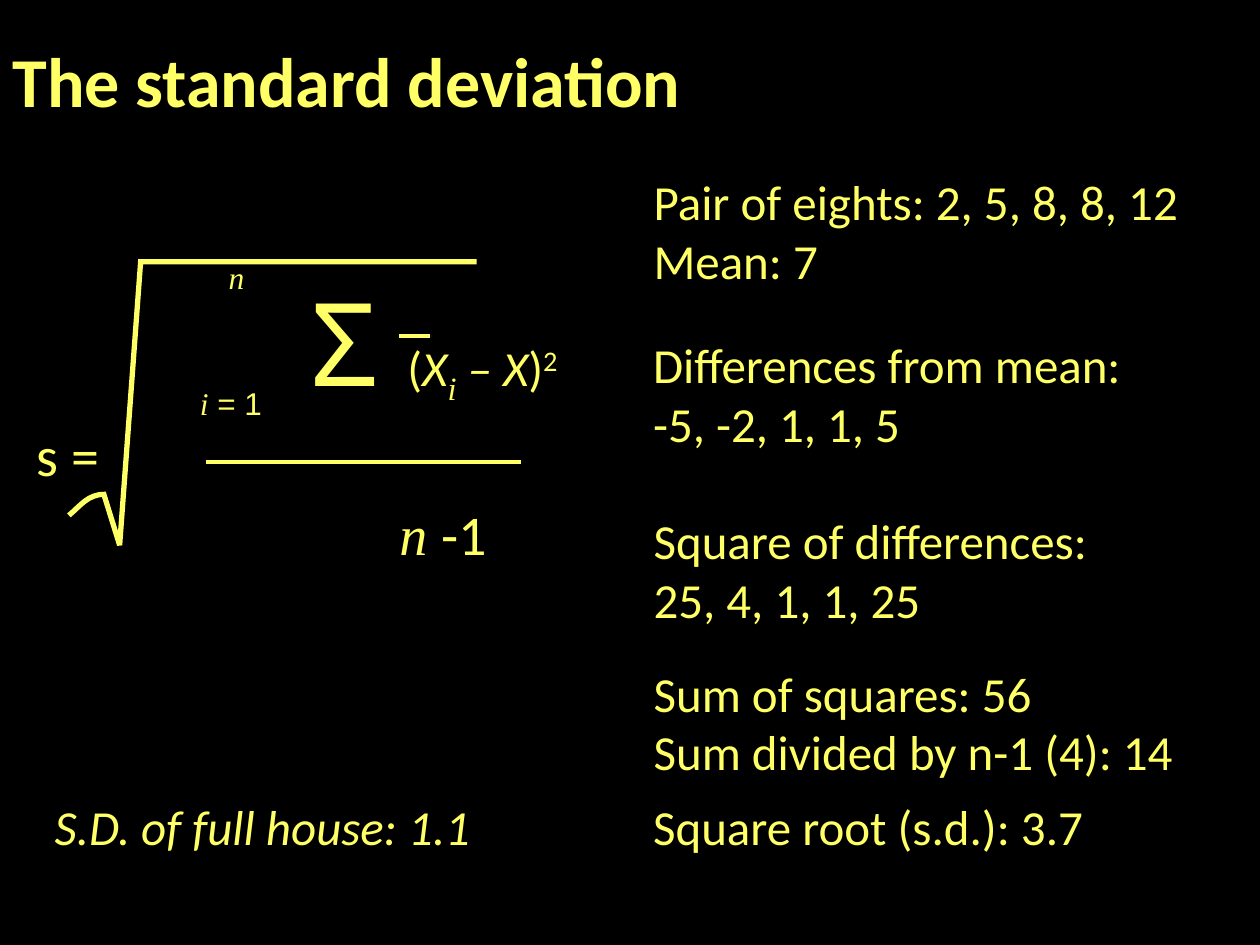
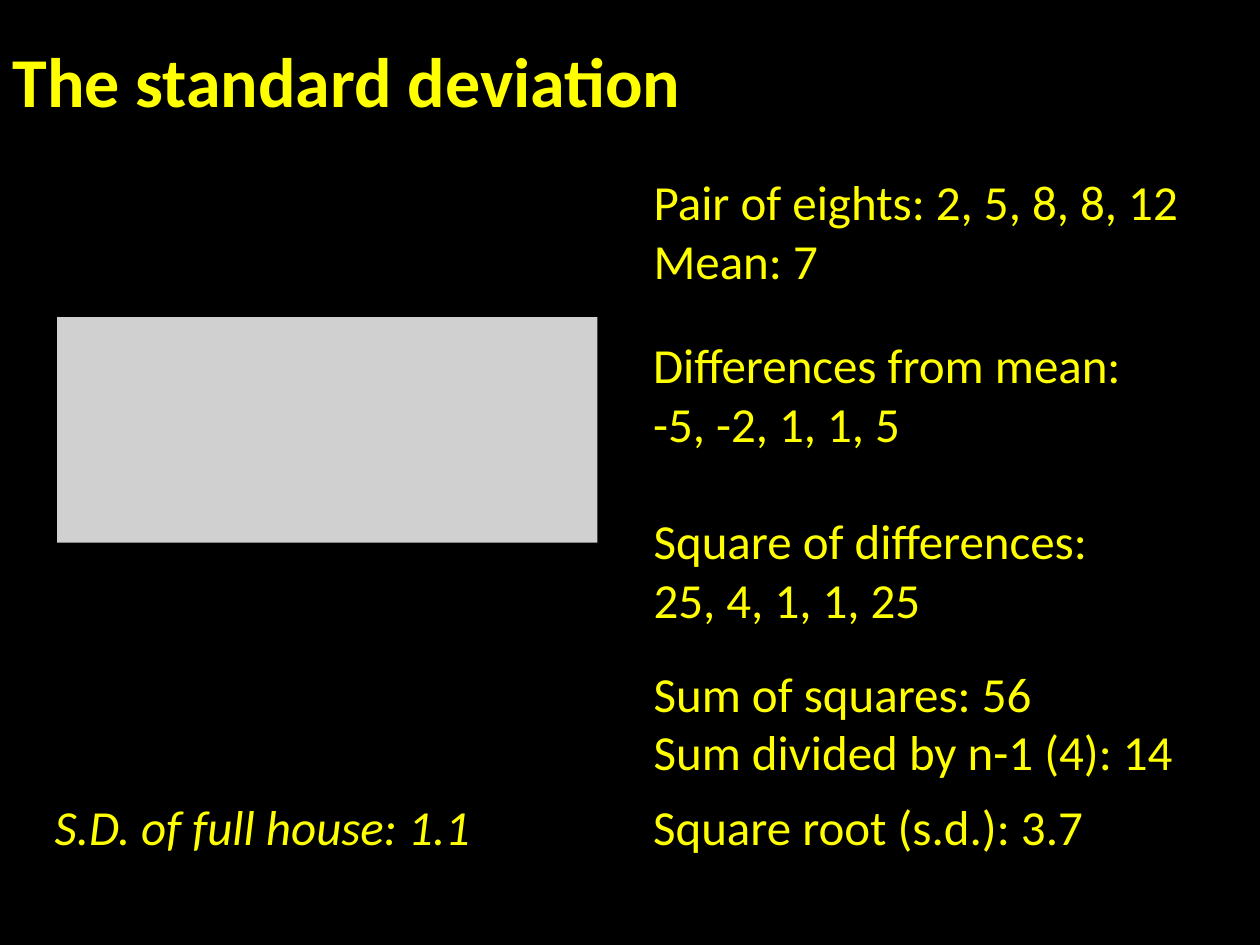
Before and after one commit to jshannon75/geog4300, a slide deck: slide 20 of Slides/Geog4300 Fa17 Lecture 5-1 Standard deviation, skew, and variance.pptx. Drawn at 1260x945 pixels with LibreOffice and Linux fonts; fonts in the diff are those of the drawing; grey boxes stand for pictures. Boxes give left, top, right and bottom in pixels: in the first picture for what was removed or moved away, otherwise in the second. Text is boxed around its words. In the diff, an @@ line names an element or a change of style, - is before the commit and + after.

```diff
--- a/Slides/Geog4300 Fa17 Lecture 5-1 Standard deviation, skew, and variance.pptx
+++ b/Slides/Geog4300 Fa17 Lecture 5-1 Standard deviation, skew, and variance.pptx
@@ freeform shape removed at [69,262,478,546] @@
@@ rectangle removed at [217,252,258,302] @@
-n
@@ text removed at [37,303,486,555] @@
-Σ (Xi – X)2
-s =
-n -1
@@ picture added at [57,318,597,543] @@
@@ line removed from (399, 336) to (431, 336) @@
@@ rectangle removed at [188,378,276,428] @@
-i = 1
@@ line removed from (205, 462) to (520, 462) @@
@@ text colour #FFFF66 to #FFFF00 in 7 elements at [13,57,681,108], [654,186,1178,280], [653,349,1121,448], [654,525,1087,624], [654,678,1173,778], [653,809,1083,853], [55,811,470,851] @@
```
Also in this commit, not shown: 2 other slides changed, 1 other file.
